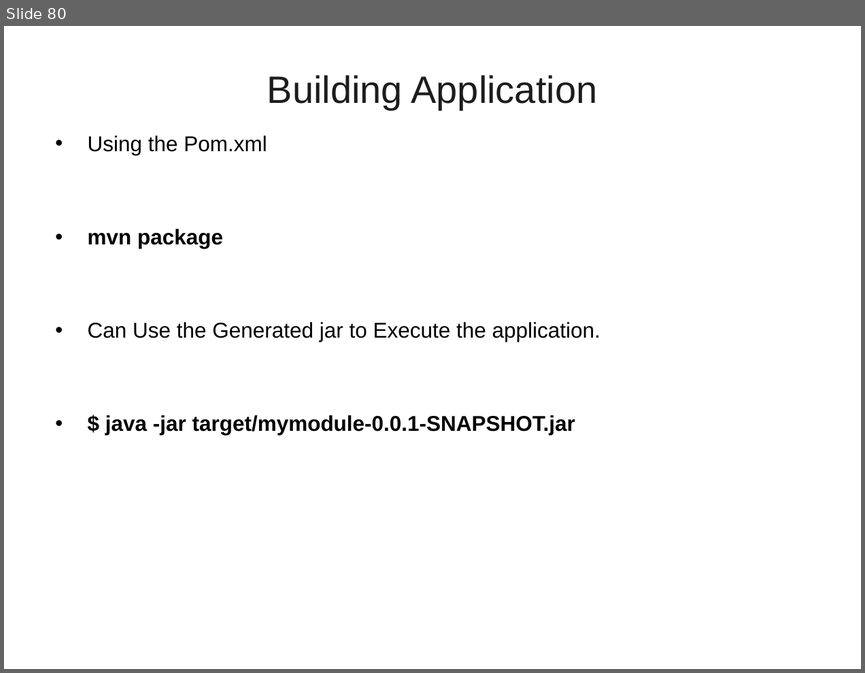
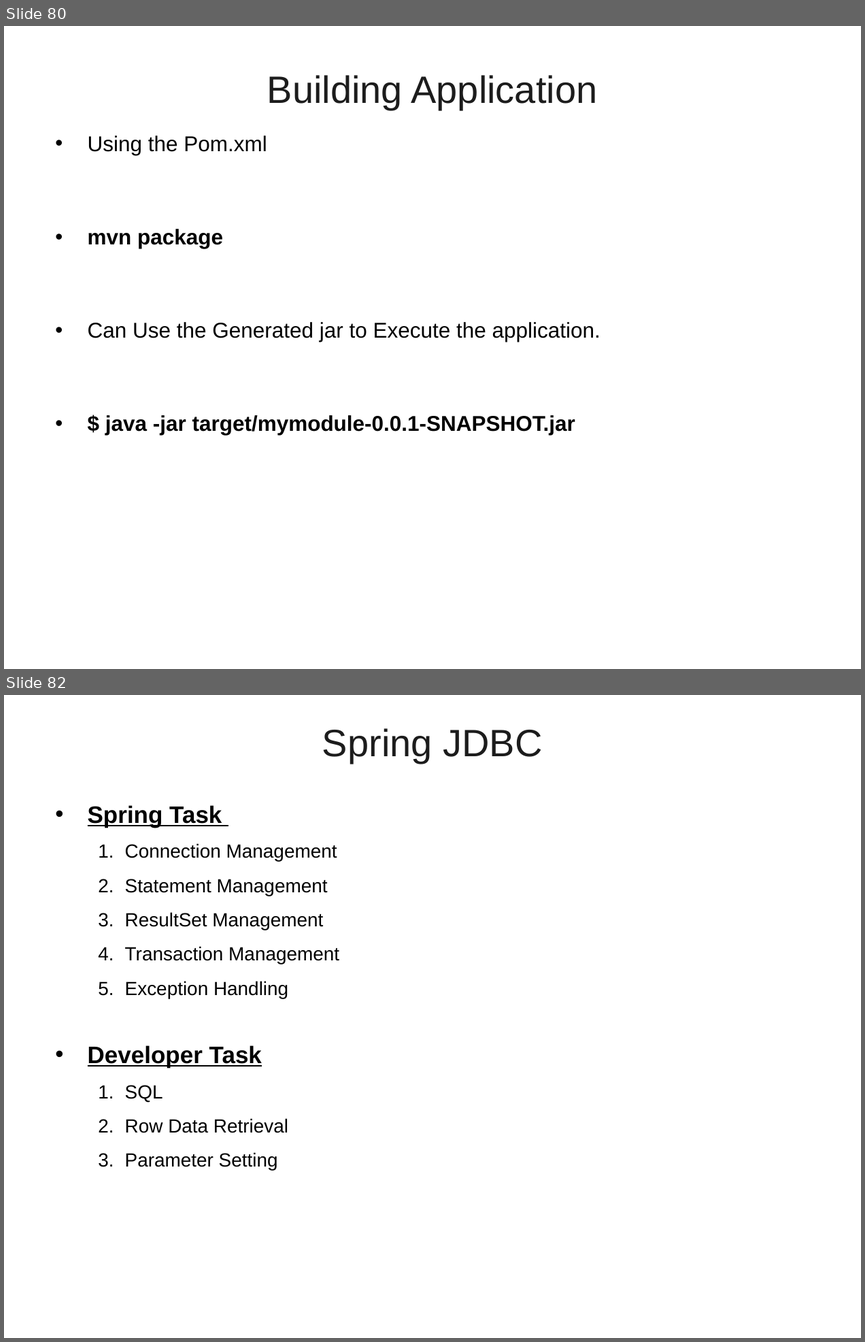
Before and after one commit to vatsanTraining/corejava, a slide deck: SpringBoot_Module1.ppt. Shown one above the other, each under a label of ours: slide 80 before the commit, slides 80 and 82 after it; the slides between them are not shown. The pictures are 865x673 and 865x1342 pixels, drawn with LibreOffice and Linux fonts; fonts in the diff are those of the drawing; background and template pictures are left out. Boxes give left, top, right and bottom in pixels: in the first picture for what was removed or moved away, otherwise in the second. Text is boxed around its words. In the diff, an @@ line names an element or a change of style, - is before the commit and + after.

Commit message:
Update JDBC

```diff
--- a/SpringBoot_Module1.ppt
+++ b/SpringBoot_Module1.ppt
@@ slide 82 added at box(4, 695, 861, 1338), background picture (left out) @@
@@ title added at box(322, 728, 542, 764), 32 pt, text #1C1C1C @@
+Spring JDBC
@@ text added at box(88, 805, 339, 1170), 16 pt, text #000000 @@
+• Spring Task
+  1. Connection Management
+  2. Statement Management
+  3. ResultSet Management
+  4. Transaction Management
+  5. Exception Handling
+• Developer Task
+  1. SQL
+  2. Row Data Retrieval
+  3. Parameter Setting
```
Also in this commit, not shown: 16 other slides added.
